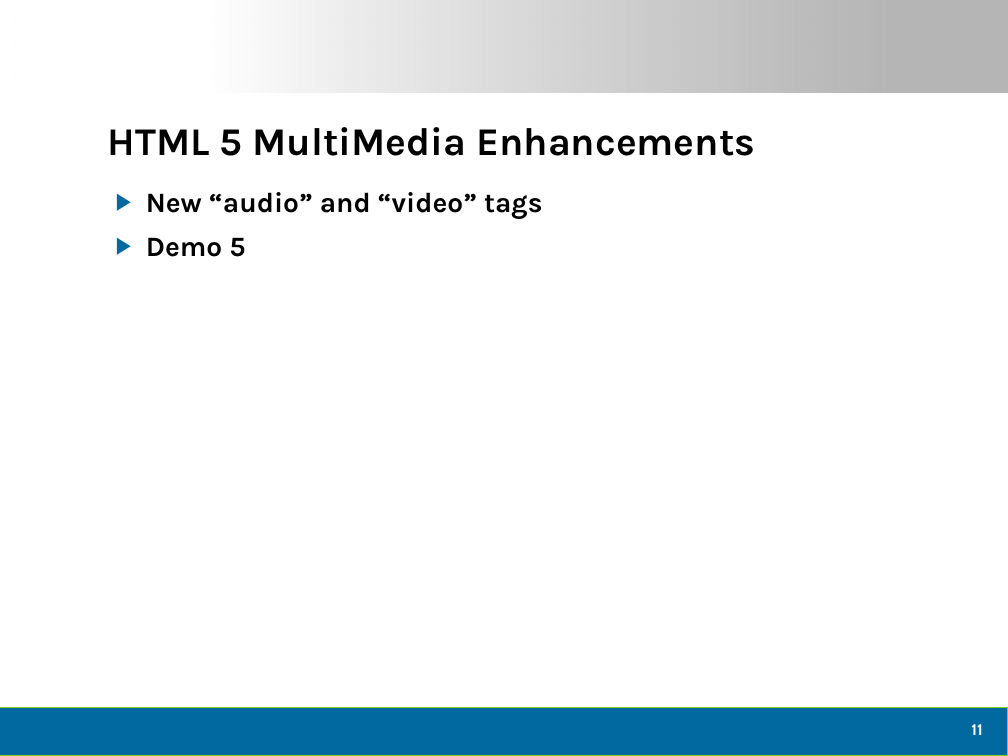
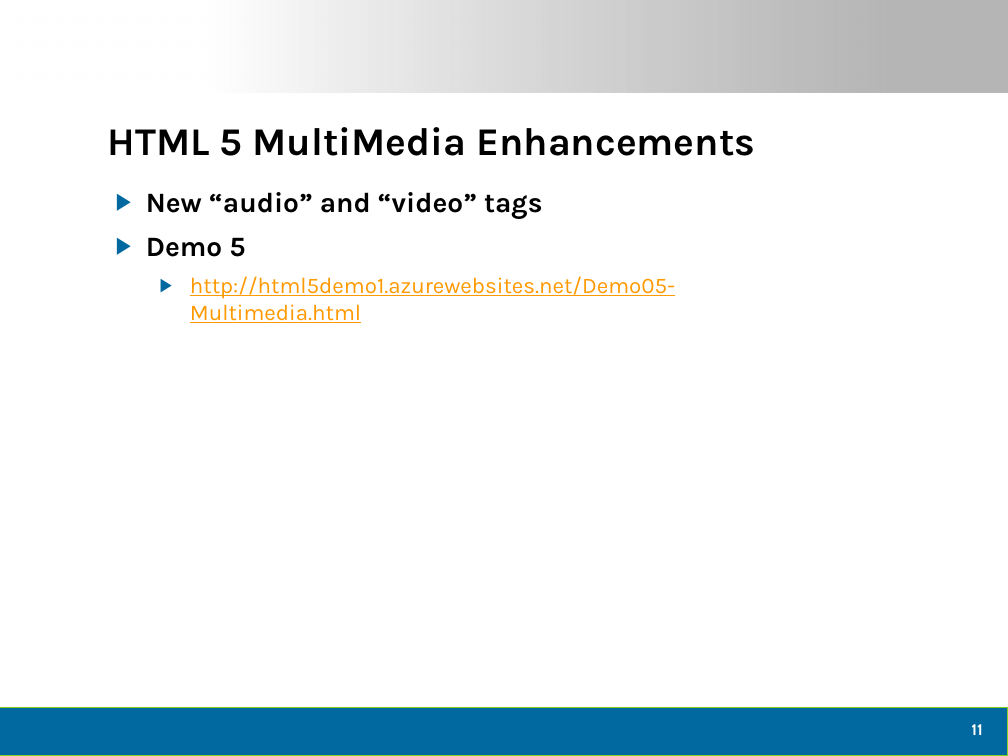
Before and after one commit to dtomyn/HTML5Demo1, a slide deck: slide 12 of Docs/2012 - Live360 Event Review (NEWER).pptx. Drawn at 1008x756 pixels with LibreOffice and Linux fonts; fonts in the diff are those of the drawing; background and template pictures are left out. Boxes give left, top, right and bottom in pixels: in the first picture for what was removed or moved away, otherwise in the second. Text is boxed around its words. In the diff, an @@ line names an element or a change of style, - is before the commit and + after.

```diff
--- a/Docs/2012 - Live360 Event Review (NEWER).pptx
+++ b/Docs/2012 - Live360 Event Review (NEWER).pptx
@@ text at (x1=190, y1=276, x2=675, y2=323): paragraph added @@
+  ▶ http://html5demo1.azurewebsites.net/Demo05-Multimedia.html
```
Also in this commit, not shown: 12 other slides changed, 2 slides added, 3 other files.
